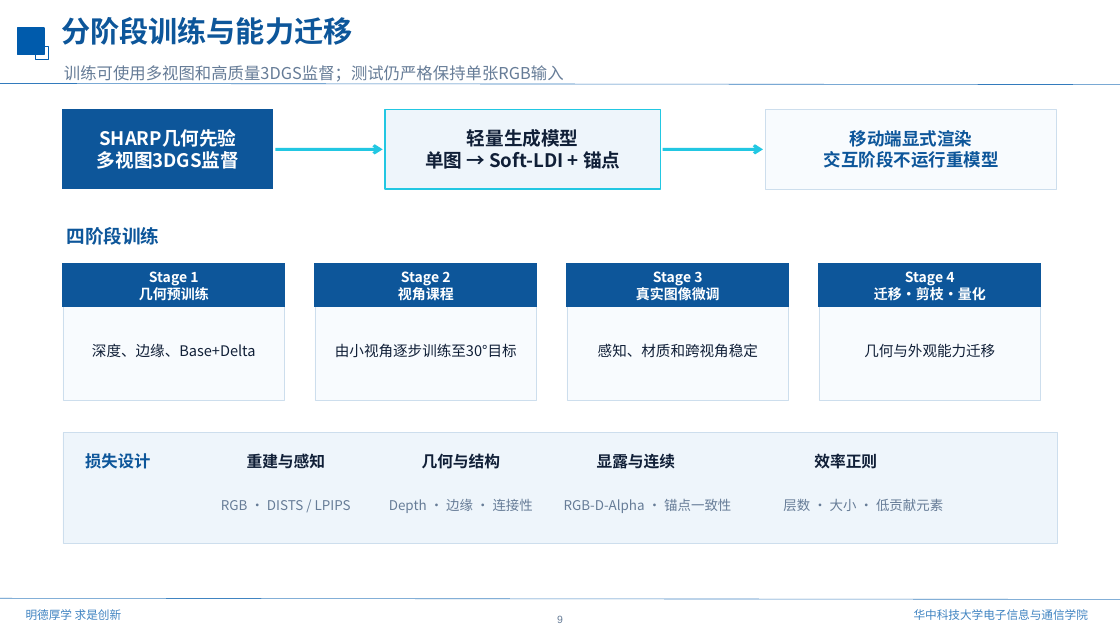
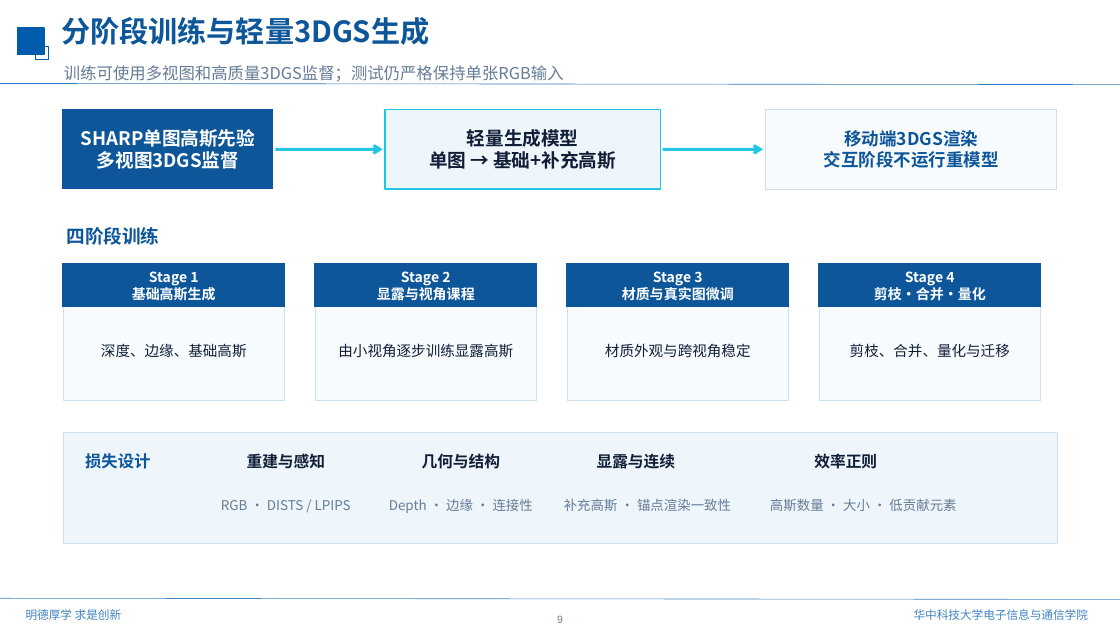
Before and after one commit to mengmcy1/gastric-cbm, a slide deck: slide 9 of 汇报/总体Framework7_22.pptx. Drawn at 1120x630 pixels with LibreOffice and Linux fonts; fonts in the diff are those of the drawing; background and template pictures are left out. Boxes give left, top, right and bottom in pixels: in the first picture for what was removed or moved away, otherwise in the second. Text is boxed around its words. In the diff, an @@ line names an element or a change of style, - is before the commit and + after.

```diff
--- a/汇报/总体Framework7_22.pptx
+++ b/汇报/总体Framework7_22.pptx
@@ text at bbox=[61, 17, 429, 45]: text changed @@
-分阶段训练与能力迁移
+分阶段训练与轻量3DGS生成
@@ text at bbox=[81, 129, 255, 147]: text changed @@
-SHARP几何先验
+SHARP单图高斯先验
@@ text at bbox=[844, 130, 978, 147]: text changed @@
-移动端显式渲染
+移动端3DGS渲染
@@ text at bbox=[429, 151, 616, 169]: text changed @@
-单图 → Soft-LDI + 锚点
+单图 → 基础+补充高斯
@@ text at bbox=[132, 285, 216, 303]: text changed @@
-几何预训练
+基础高斯生成
@@ text at bbox=[377, 285, 475, 303]: text changed @@
-视角课程
+显露与视角课程
@@ text at bbox=[622, 285, 734, 300]: text changed @@
-真实图像微调
+材质与真实图微调
@@ text at bbox=[874, 285, 986, 301]: text changed @@
-迁移·剪枝·量化
+剪枝·合并·量化
@@ text at bbox=[101, 343, 247, 357]: text changed @@
-深度、边缘、Base+Delta
+深度、边缘、基础高斯
@@ text at bbox=[338, 343, 513, 358]: text changed @@
-由小视角逐步训练至30°目标
+由小视角逐步训练显露高斯
@@ text at bbox=[605, 343, 751, 358]: text changed @@
-感知、材质和跨视角稳定
+材质外观与跨视角稳定
@@ text at bbox=[850, 343, 1010, 357]: text changed @@
-几何与外观能力迁移
+剪枝、合并、量化与迁移
@@ text at bbox=[564, 499, 731, 511]: text changed @@
-RGB-D-Alpha · 锚点一致性
+补充高斯 · 锚点渲染一致性
@@ text at bbox=[770, 499, 956, 511]: text changed @@
-层数 · 大小 · 低贡献元素
+高斯数量 · 大小 · 低贡献元素
```
Also in this commit, not shown: 7 other slides changed, 3 other files.
